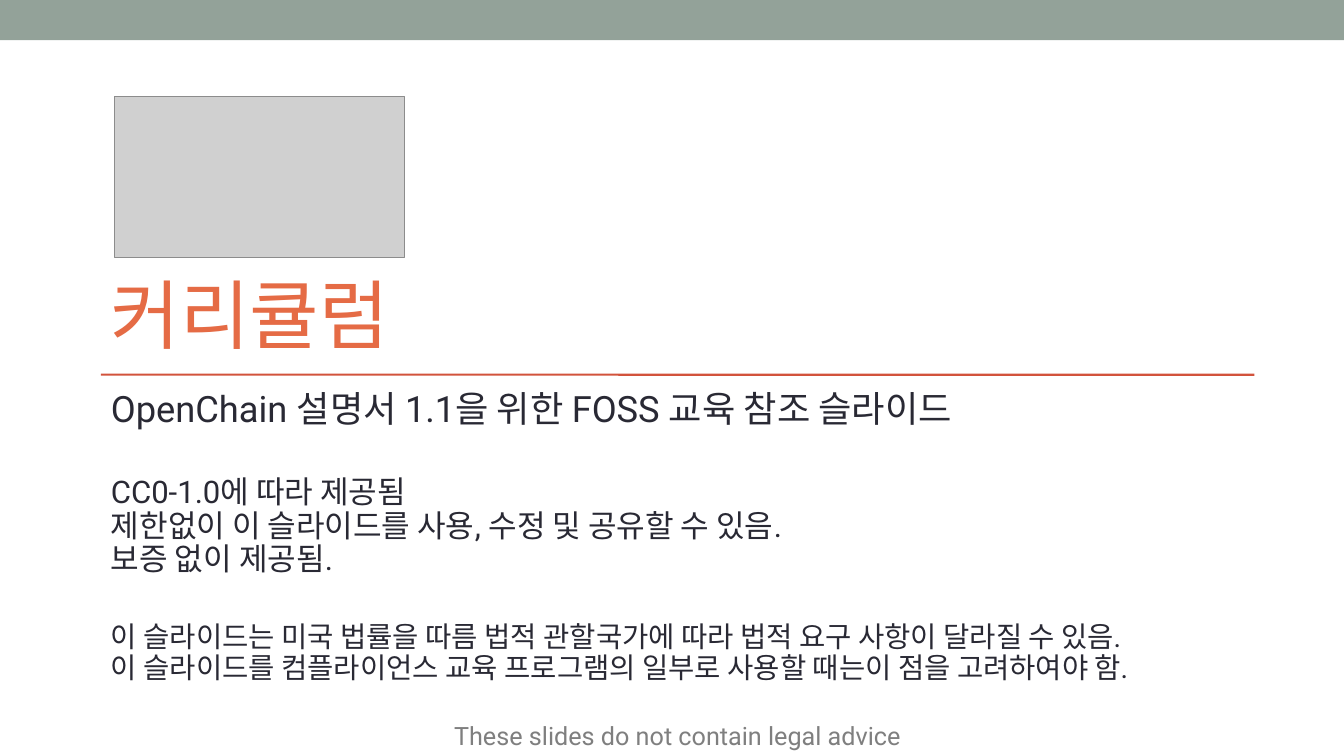
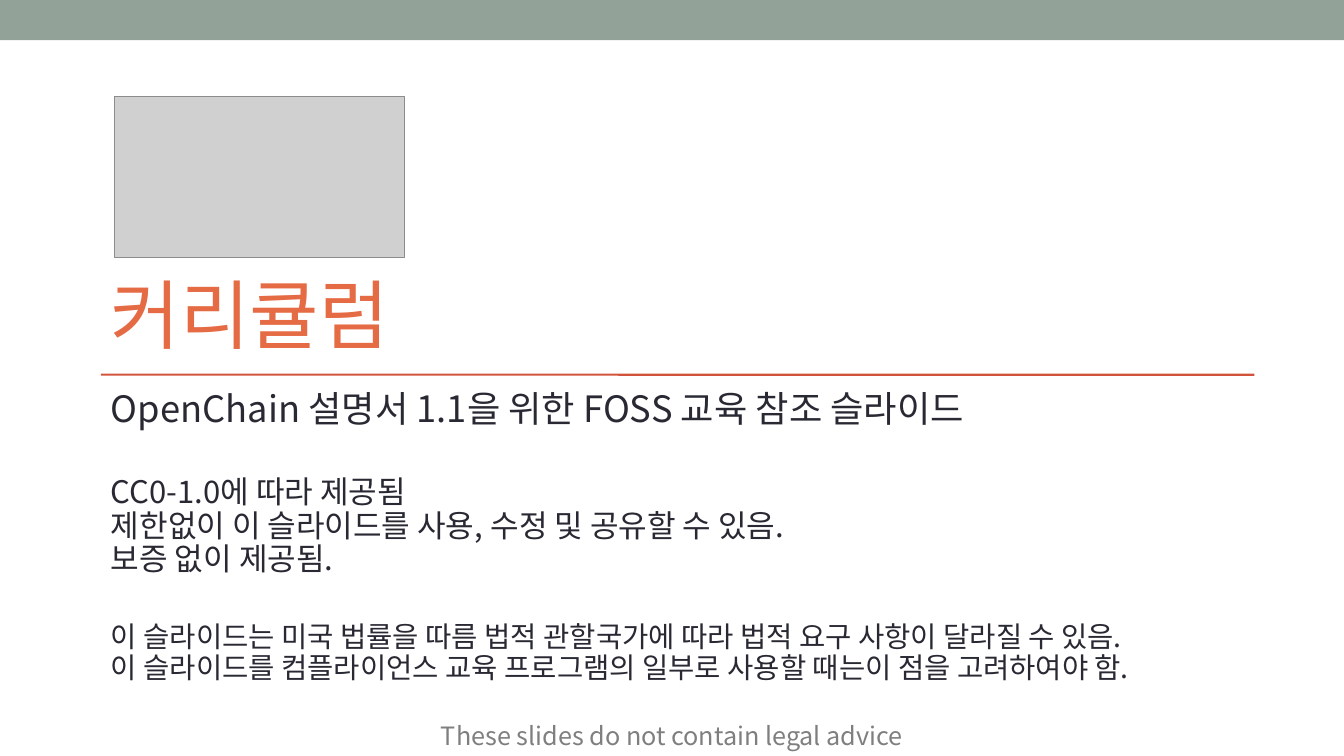
Before and after one commit to OpenChain-KWG/Curriculum-Translation-KR, a slide deck: slide 1 of target/slides/openchain-curriculum-for-1-1.pptx. Drawn at 1344x756 pixels with LibreOffice and Linux fonts; fonts in the diff are those of the drawing; grey boxes stand for pictures. Boxes give left, top, right and bottom in pixels: in the first picture for what was removed or moved away, otherwise in the second. Text is boxed around its words. In the diff, an @@ line names an element or a change of style, - is before the commit and + after.

```diff
--- a/target/slides/openchain-curriculum-for-1-1.pptx
+++ b/target/slides/openchain-curriculum-for-1-1.pptx
@@ subtitle "OpenChain 설명서 1.1을 위한 FOSS ..." at [111,392,1129,681]: font Roboto to Noto Sans CJK KR in "OpenChain 설명서 1.1을 위한 FOSS 교육 참조 ...", "CC0-1.0에 따라 제공됨 제한없이 이 슬라이드를 사용, ..."; font Roboto Condensed to Noto Sans CJK KR in "이 슬라이드는 미국 법률을 따름 법적 관할국가에 ..." @@
@@ text "These slides do not contain ...": place and size @@
-text "These slides do not contain ..." at [454,726,901,750]
+text "These slides do not contain ..." at [441,725,903,751]
@@ text "These slides do not contain ..." at [441,725,903,751]: font Roboto to Noto Sans CJK KR @@
```
Also in this commit, not shown: 82 other slides changed, 6 other files.
